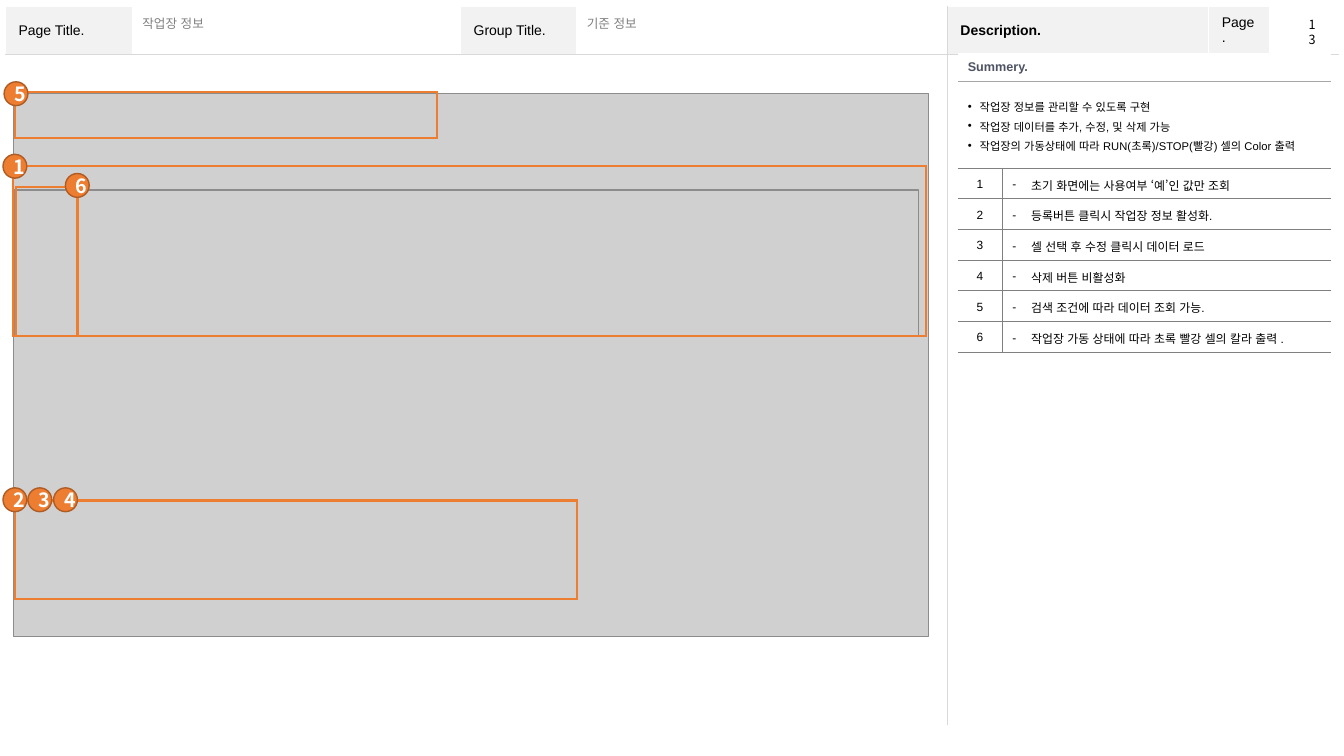
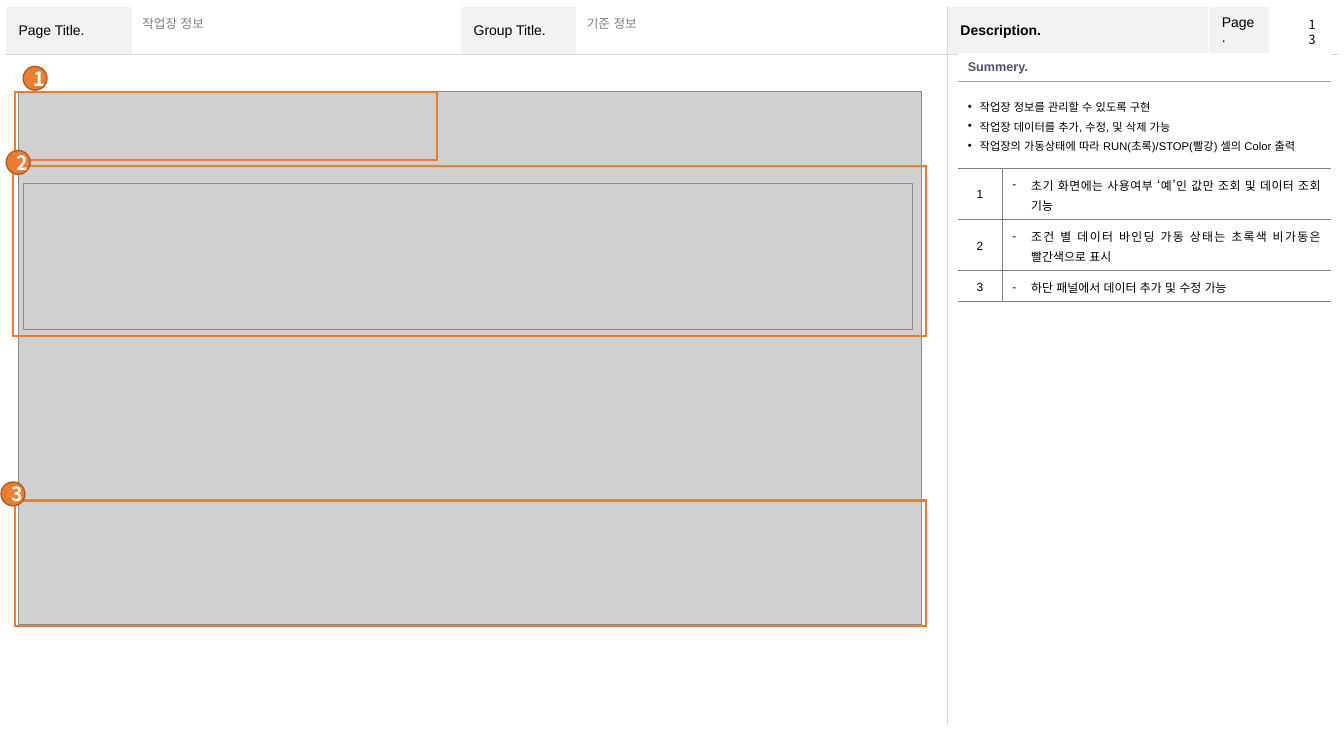
Before and after one commit to YJY1512/GoodeeTeamProject2, a slide deck: slide 13 of Team2 화면설계서.pptx. Drawn at 1344x756 pixels with LibreOffice and Linux fonts; fonts in the diff are those of the drawing; grey boxes stand for pictures. Boxes give left, top, right and bottom in pixels: in the first picture for what was removed or moved away, otherwise in the second. Text is boxed around its words. In the diff, an @@ line names an element or a change of style, - is before the commit and + after.

```diff
--- a/Team2 화면설계서.pptx
+++ b/Team2 화면설계서.pptx
@@ table at bbox=[958, 52, 1331, 297] @@
-row 3: 1 | 초기 화면에는 사용여부 ‘예’인 값만 조회
-row 4: 2 | 등록버튼 클릭시 작업장 정보 활성화.
-row 5: 3 | 셀 선택 후 수정 클릭시 데이터 로드
-row 6: 4 | 삭제 버튼 비활성화
-row 7: 5 | 검색 조건에 따라 데이터 조회 가능.
-row 8: 6 | 작업장 가동 상태에 따라 초록 빨강 셀의 칼라 출력 .
+row 3: 1 | 초기 화면에는 사용여부 ‘예’인 값만 조회 및 데이터 조회 기능
+row 4: 2 | 조건 별 데이터 바인딩 가동 상태는 초록색 비가동은 빨간색으로 표시
+row 5: 3 | 하단 패널에서 데이터 추가 및 수정 가능
@@ ellipse removed at bbox=[4, 82, 28, 106] @@
-5
@@ ellipse "1": place and size @@
-ellipse "1" at bbox=[3, 154, 27, 178]
+ellipse "1" at bbox=[23, 67, 47, 91]
@@ rectangle: place and size @@
-rectangle at bbox=[15, 92, 438, 138]
+rectangle at bbox=[15, 92, 438, 159]
@@ picture: place and size @@
-picture at bbox=[13, 94, 929, 637]
+picture at bbox=[18, 92, 922, 624]
@@ ellipse "2": place and size @@
-ellipse "2" at bbox=[3, 488, 27, 512]
+ellipse "2" at bbox=[6, 150, 30, 174]
@@ ellipse removed at bbox=[66, 173, 90, 198] @@
-6
@@ rectangle removed at bbox=[16, 188, 78, 337] @@
@@ picture: place and size @@
-picture at bbox=[15, 191, 919, 337]
+picture at bbox=[23, 184, 912, 330]
@@ ellipse "3": place and size @@
-ellipse "3" at bbox=[28, 488, 52, 512]
+ellipse "3" at bbox=[1, 482, 25, 506]
@@ rectangle: place and size @@
-rectangle at bbox=[15, 501, 577, 599]
+rectangle at bbox=[15, 501, 927, 627]
@@ ellipse removed at bbox=[53, 488, 78, 512] @@
-4
```
Also in this commit, not shown: 11 other slides changed, 1 slide added, 1 slide removed, 8 other files.
